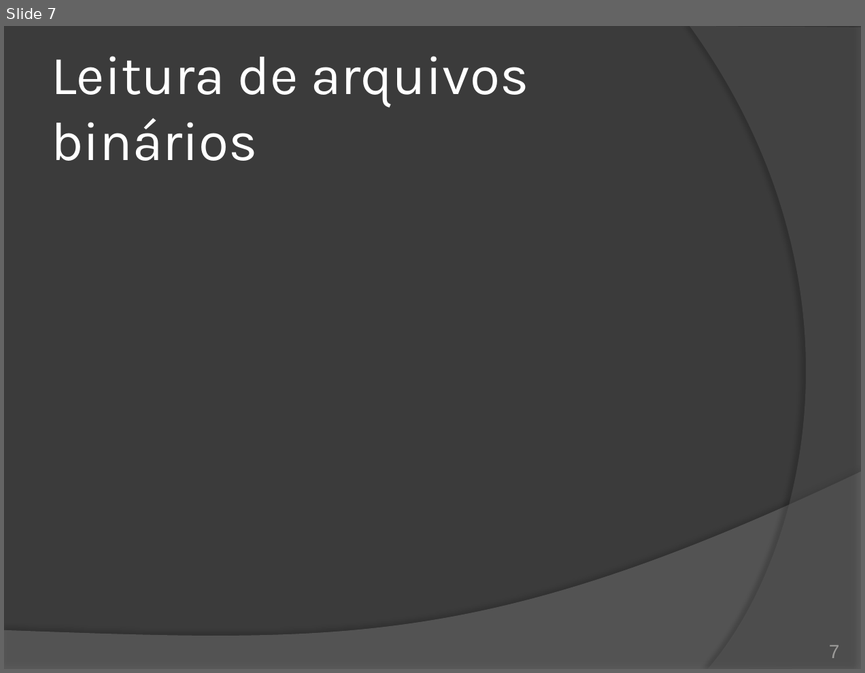
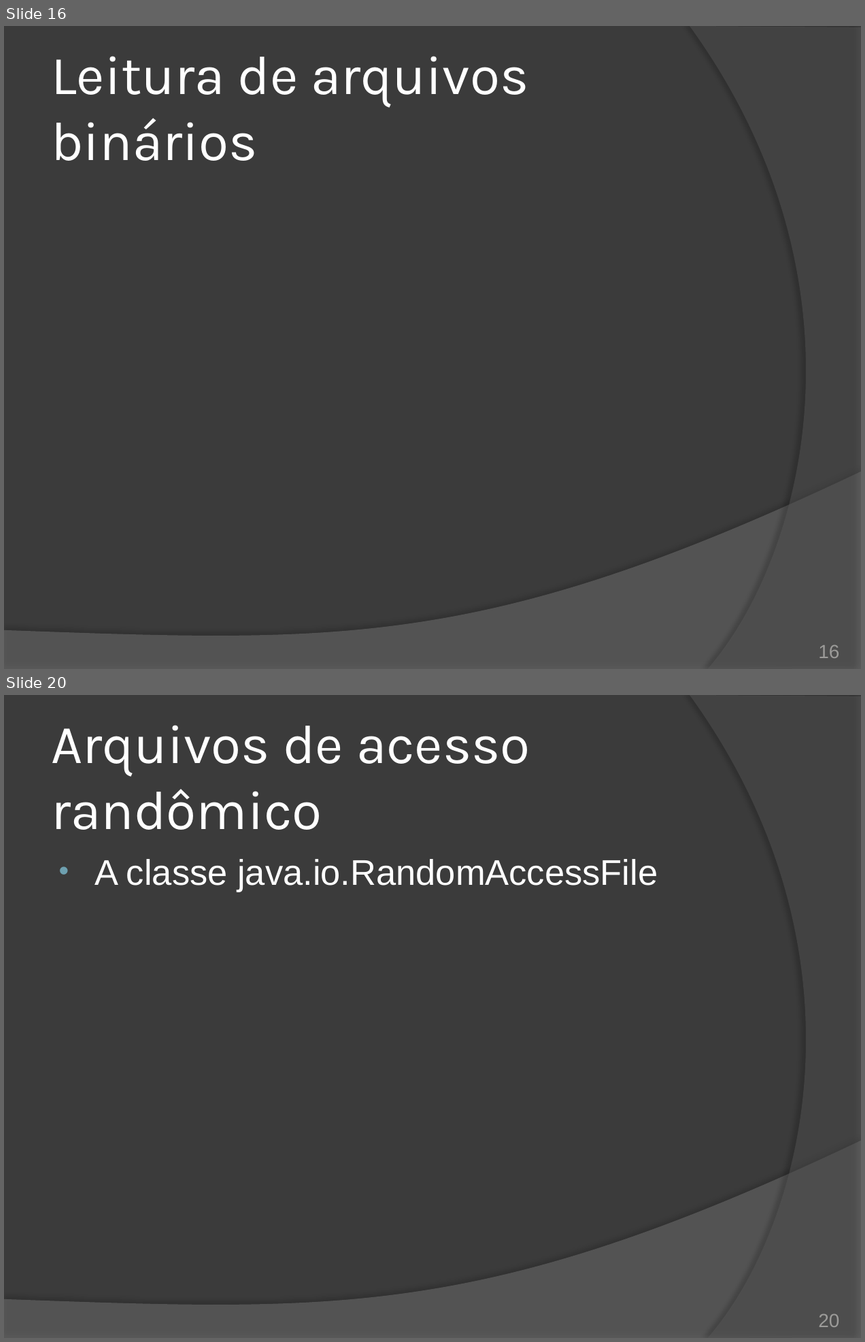
Before and after one commit to duchesqui/slzvieira-training, a slide deck: 2-Java-Programmer-Modulo-II/16.Capitulo10.pptx. Shown one above the other, each under a label of ours: slide 7 before the commit, slides 16 and 20 after it; the slides between them are not shown. The pictures are 865x673 and 865x1342 pixels, drawn with LibreOffice and Linux fonts; fonts in the diff are those of the drawing. Boxes give left, top, right and bottom in pixels: in the first picture for what was removed or moved away, otherwise in the second. Text is boxed around its words. In the diff, an @@ line names an element or a change of style, - is before the commit and + after.

Commit message:
Capítulo 10: Java I/O - Organização de tópicos.

```diff
--- a/2-Java-Programmer-Modulo-II/16.Capitulo10.pptx
+++ b/2-Java-Programmer-Modulo-II/16.Capitulo10.pptx
@@ slide 20 added at [4, 695, 861, 1338], background #3B3B3B; not listed: 2 template elements that a slide beside it also shows @@
@@ title added at [51, 725, 530, 830], 46 pt, text #FFFFFF @@
+Arquivos de acesso randômico
@@ text added at [94, 859, 657, 892], 30 pt, text #FFFFFF @@
+• A classe java.io.RandomAccessFile
@@ page number added at [818, 1314, 839, 1327], 16 pt, text #9D9B9A @@
+20
@@ what was slide 7 is now slide 16 @@
@@ page number at [818, 645, 839, 658]: text changed @@
-7
+16
```
Also in this commit, not shown: 1 slide changed, 16 other slides added, 9 slides removed.
